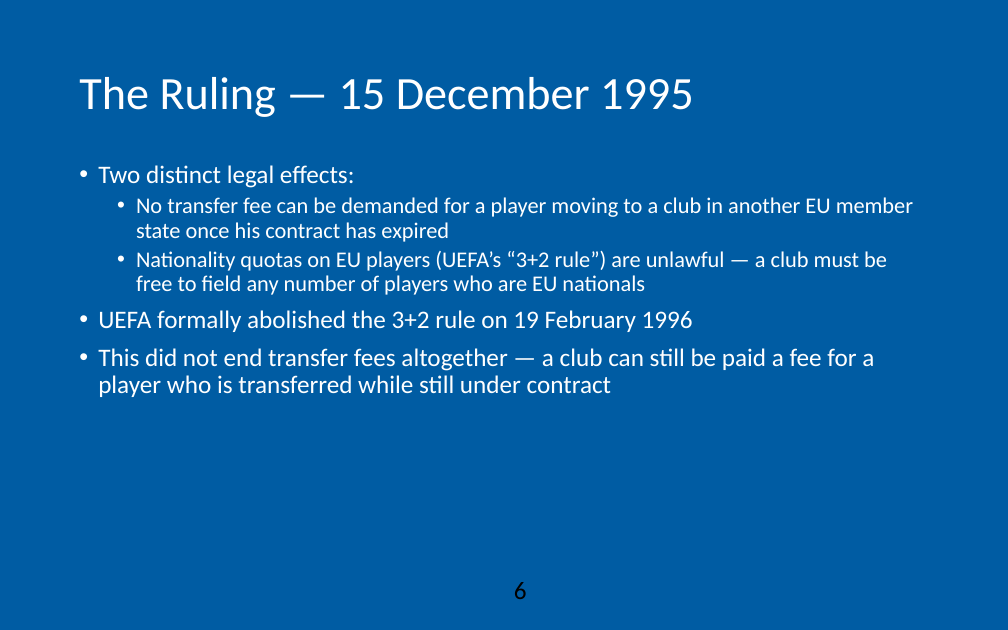
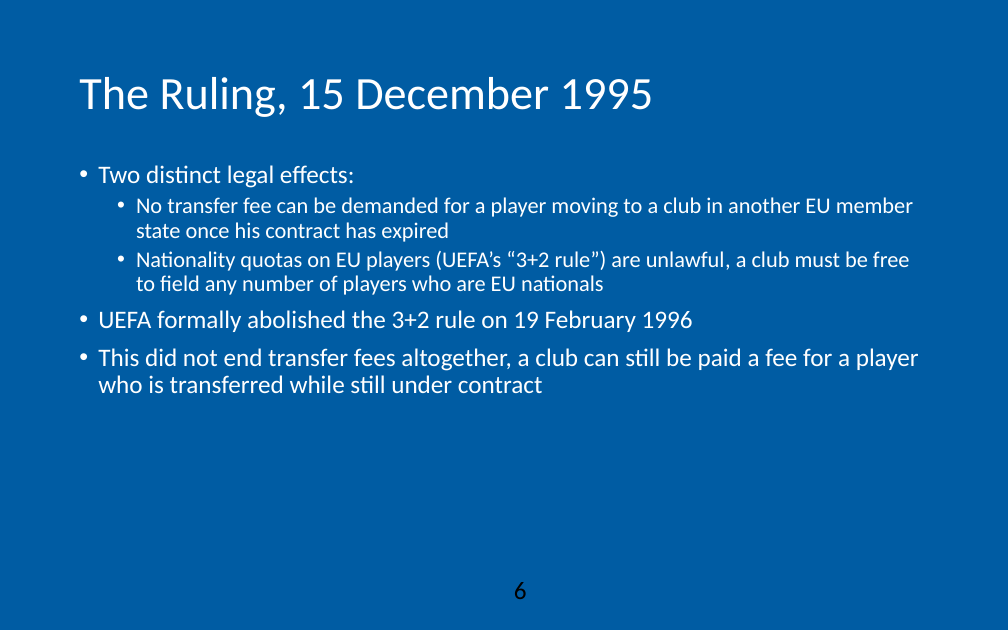
Before and after one commit to AEGDDI/idr305, a slide deck: slide 6 of lectures/L10.pptx. Drawn at 1008x630 pixels with LibreOffice and Linux fonts; fonts in the diff are those of the drawing; background and template pictures are left out. Boxes give left, top, right and bottom in pixels: in the first picture for what was removed or moved away, otherwise in the second. Text is boxed around its words. In the diff, an @@ line names an element or a change of style, - is before the commit and + after.

```diff
--- a/lectures/L10.pptx
+++ b/lectures/L10.pptx
@@ title at bbox=[79, 77, 653, 117]: text changed @@
-The Ruling — 15 December 1995
+The Ruling, 15 December 1995
@@ text at bbox=[136, 251, 910, 295]: text changed @@
-  • Nationality quotas on EU players (UEFA’s “3+2 rule”) are unlawful — a club must be free to field any number of players who are EU nationals
+  • Nationality quotas on EU players (UEFA’s “3+2 rule”) are unlawful, a club must be free to field any number of players who are EU nationals
@@ text at bbox=[98, 348, 919, 394]: text changed @@
-• This did not end transfer fees altogether — a club can still be paid a fee for a player who is transferred while still under contract
+• This did not end transfer fees altogether, a club can still be paid a fee for a player who is transferred while still under contract
```
Also in this commit, not shown: 11 other slides changed, 2 other files.
